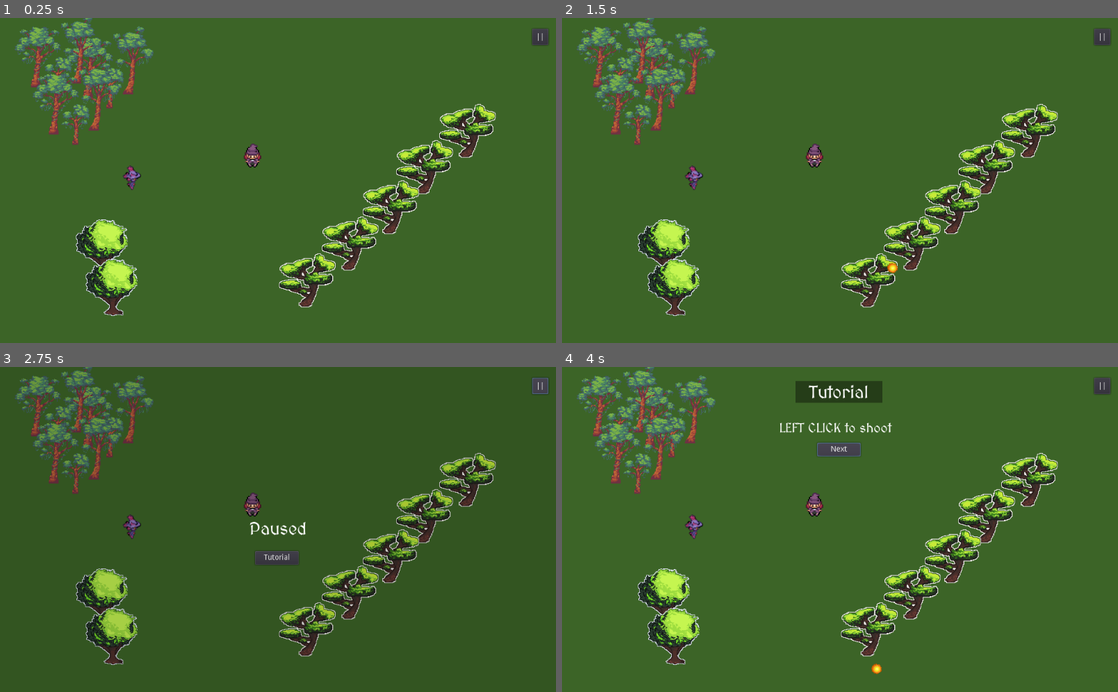
Above: before the commit, frames 1-4 (two rows, left to right).
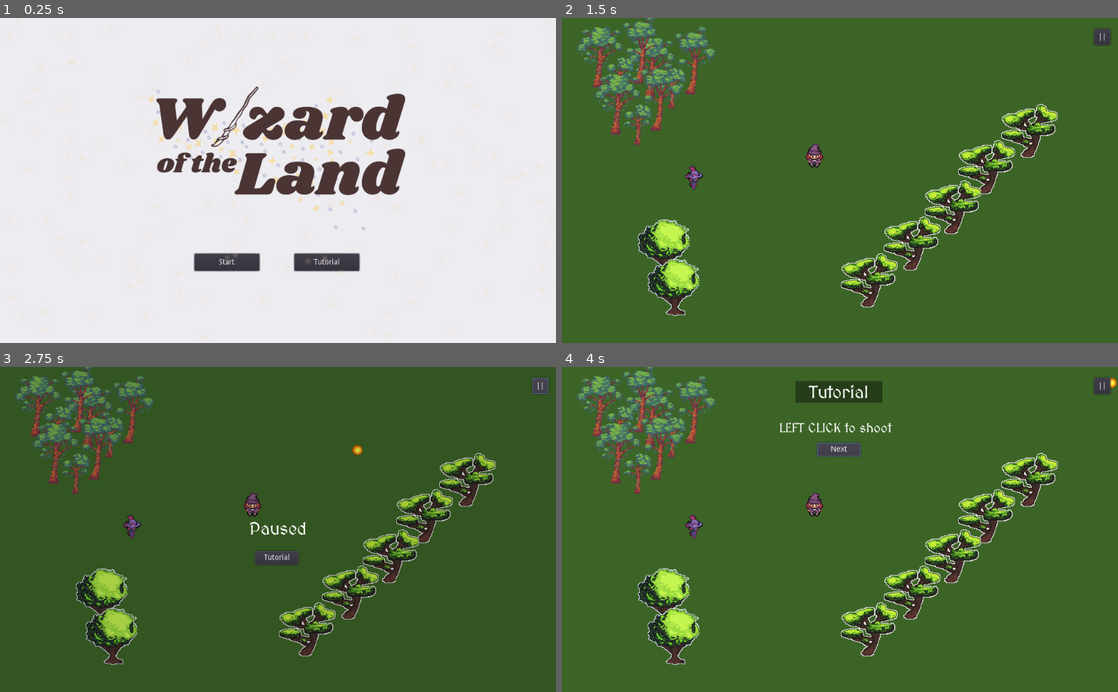
Above: after the commit, the same moments.

Repository: ann-rod/wizard_of_the_land
Game: Godot game, scene res://key_scenes/title_screen/TitleScreen.tscn
Two runs of this game, one before a commit and one after it. Both use one fixed random seed, a clock stepped at 60 frames per second and the inputs below. Before the commit the project starts from res://Main.tscn.
Inputs (mouse positions are in pixels of both pictures, inside the frame that each line leads up to):
- Up to frame 1 (0.25 s): no input
- Up to frame 2 (1.5 s): click (890, 261) at 0.5 s, where only the run after the commit has a clickable "Tutorial"; click (789, 261) at 1.25 s, where only the run after the commit has a clickable "Start"
- Up to frame 3 (2.75 s): click "||" at 2 s
- Up to frame 4 (4 s): click "Tutorial" at 2.75 s; click "Next" at 3.5 s

The runs differ from the first frame. In frame 1, 100% of the frame differs, in the area x 0-100%, y 0-100%; in frame 2, less than 0.1%; in frame 3, less than 0.1%; in frame 4, less than 0.1%.

Commit message:
created title menu

Diff:
--- a/Main.tscn
+++ b/key_scenes/main/Main.tscn
@@ -3,7 +3,7 @@
 [ext_resource path="res://art/sounds/Corrido_of_the_Isles_abbridged.mp3" type="AudioStream" id=1]
 [ext_resource path="res://art/sounds/spell_sound.mp3" type="AudioStream" id=2]
 [ext_resource path="res://environments/map_test/Map.tscn" type="PackedScene" id=3]
-[ext_resource path="res://Main.gd" type="Script" id=4]
+[ext_resource path="res://key_scenes/main/Main.gd" type="Script" id=4]
 [ext_resource path="res://characters/Player.tscn" type="PackedScene" id=5]
 [ext_resource path="res://characters/enemies/Mob.tscn" type="PackedScene" id=6]
 [ext_resource path="res://environments/HUD/HUD.tscn" type="PackedScene" id=7]
--- /dev/null
+++ b/key_scenes/title_screen/GameLogo.gd
@@ -0,0 +1,5 @@
+extends Sprite
+
+
+func _ready():
+	self.position = get_viewport_rect().size/2
--- /dev/null
+++ b/key_scenes/title_screen/Star.gd
@@ -0,0 +1,22 @@
+extends Sprite
+
+var color_hsv = Vector3(.1, 0.3102, 0.96078)
+var min_brightness = 0.2
+var max_brightness = 1.0
+
+var start_color = Color.from_hsv(color_hsv.x, color_hsv.y, color_hsv.z, min_brightness)
+var end_color = Color.from_hsv(color_hsv.x, color_hsv.y, color_hsv.z, max_brightness)
+
+var t = 0.0
+var COLOR_CHANGE_SPEED = .25
+
+func _ready():
+	pass
+
+func _physics_process(delta):
+	t += delta * COLOR_CHANGE_SPEED
+	self.modulate = Color.from_hsv(color_hsv.x, color_hsv.y, color_hsv.z, cos_interp_brightness(t))
+
+func cos_interp_brightness(step):
+	var t2 = (1-cos(PI*step))/2
+	return ((1-t2)*min_brightness + t2*max_brightness)
--- /dev/null
+++ b/key_scenes/title_screen/Star.tscn
@@ -0,0 +1,9 @@
+[gd_scene load_steps=3 format=2]
+
+[ext_resource path="res://key_scenes/title_screen/Star.gd" type="Script" id=1]
+[ext_resource path="res://art/title_art/star_sprite_00.png" type="Texture" id=2]
+
+[node name="Star" type="Sprite"]
+scale = Vector2( 0.03, 0.03 )
+texture = ExtResource( 2 )
+script = ExtResource( 1 )
--- /dev/null
+++ b/key_scenes/title_screen/TitleScreen.gd
@@ -0,0 +1,54 @@
+extends Node2D
+
+onready var bgRect = $Background
+onready var logo = $GameLogo
+onready var tutorial_button = $TutorialButton
+onready var start_button = $StartButton
+export (PackedScene) var Star
+
+var bg_start_color = Vector3(1, 1, 1)
+var bg_end_color = Vector3(.090, .011, .23)
+
+var t = 0.0
+var COLOR_CHANGE_SPEED = .3
+var num_stars = 150
+var screen_size
+
+func _ready():
+	randomize()
+	screen_size = get_viewport_rect().size
+	$TitleTheme.play()
+	spawnStars(num_stars)
+	logo.raise()
+
+func _physics_process(delta):
+	t += delta * COLOR_CHANGE_SPEED
+	bgRect.color = lerp_bg_color(t)
+
+func spawnStars(num_stars):
+	for n in range(num_stars):
+		var curr_star = preload("res://key_scenes/title_screen/Star.tscn").instance()
+		var curr_pos = Vector2(rand_range(0, screen_size.x), rand_range(0, screen_size.y))
+		curr_star.position = curr_pos
+		curr_star.COLOR_CHANGE_SPEED = rand_range(.1, .9)
+		add_child(curr_star)
+
+func lerp_1d(start, stop, step):
+	return start + (stop - start) * step
+
+func cos_interp(start, stop, step):
+	return ((1-step)*start + step*stop)
+
+func lerp_bg_color(step):
+	var curr_r = clamp(lerp_1d(bg_start_color.x, bg_end_color.x, step), bg_end_color.x, bg_start_color.x)
+	var curr_g = clamp(lerp_1d(bg_start_color.y, bg_end_color.y, step), bg_end_color.y, bg_start_color.y)
+	var curr_b = clamp(lerp_1d(bg_start_color.z, bg_end_color.z, step), bg_end_color.z, bg_start_color.z)
+	return Color(curr_r, curr_g, curr_b, 1)
+
+func _on_StartButton_pressed():
+	$TitleTheme.stop()
+	get_tree().change_scene("res://key_scenes/main/Main.tscn")
+
+func _on_TutorialButton_pressed():
+	$TitleTheme.stop()
+	#get_tree().change_scene("")
--- /dev/null
+++ b/key_scenes/title_screen/TitleScreen.tscn
@@ -0,0 +1,38 @@
+[gd_scene load_steps=4 format=2]
+
+[ext_resource path="res://art/title_art/wotl_logo_00.png" type="Texture" id=1]
+[ext_resource path="res://key_scenes/title_screen/TitleScreen.gd" type="Script" id=2]
+[ext_resource path="res://art/sounds/title_theme.mp3" type="AudioStream" id=3]
+
+[node name="TitleScreen" type="Node2D"]
+script = ExtResource( 2 )
+
+[node name="Background" type="ColorRect" parent="."]
+margin_right = 1024.0
+margin_bottom = 602.0
+color = Color( 0.0862745, 0.00784314, 0.227451, 1 )
+
+[node name="GameLogo" type="Sprite" parent="."]
+position = Vector2( 509.9, 258.5 )
+scale = Vector2( 0.6, 0.6 )
+texture = ExtResource( 1 )
+
+[node name="TutorialButton" type="Button" parent="."]
+margin_left = 541.9
+margin_top = 434.5
+margin_right = 661.9
+margin_bottom = 466.5
+text = "Tutorial"
+
+[node name="StartButton" type="Button" parent="."]
+margin_left = 357.9
+margin_top = 434.5
+margin_right = 477.9
+margin_bottom = 466.5
+text = "Start"
+
+[node name="TitleTheme" type="AudioStreamPlayer2D" parent="."]
+stream = ExtResource( 3 )
+
+[connection signal="pressed" from="TutorialButton" to="." method="_on_TutorialButton_pressed"]
+[connection signal="pressed" from="StartButton" to="." method="_on_StartButton_pressed"]
--- a/project.godot
+++ b/project.godot
@@ -11,7 +11,7 @@
 [application]
 
 config/name="WizardOfTheLand"
-run/main_scene="res://Main.tscn"
+run/main_scene="res://key_scenes/title_screen/TitleScreen.tscn"
 config/icon="res://icon.png"
 
 [display]
Binary file added: art/title_art/star_sprite_00.png
Not shown, added: art/title_art/star_sprite_00.png.import
Binary file added: art/title_art/wotl_logo_00.png
Not shown, added: art/title_art/wotl_logo_00.png.import
Renamed: Main.gd -> key_scenes/main/Main.gd
Not shown, added: art/sounds/title_theme.mp3
Not shown, added: key_scenes/.DS_Store
Not shown, added: key_scenes/title_screen/.DS_Store
